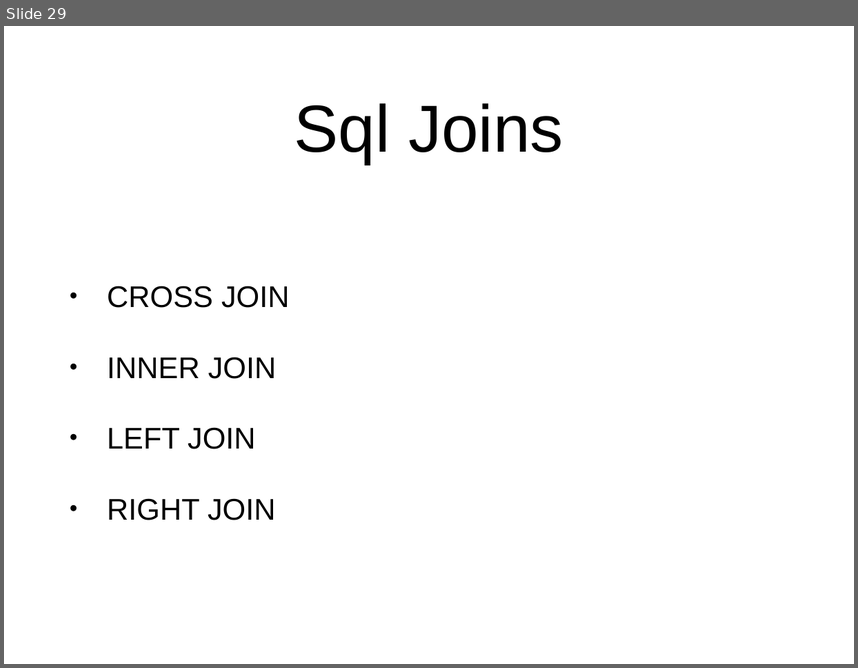
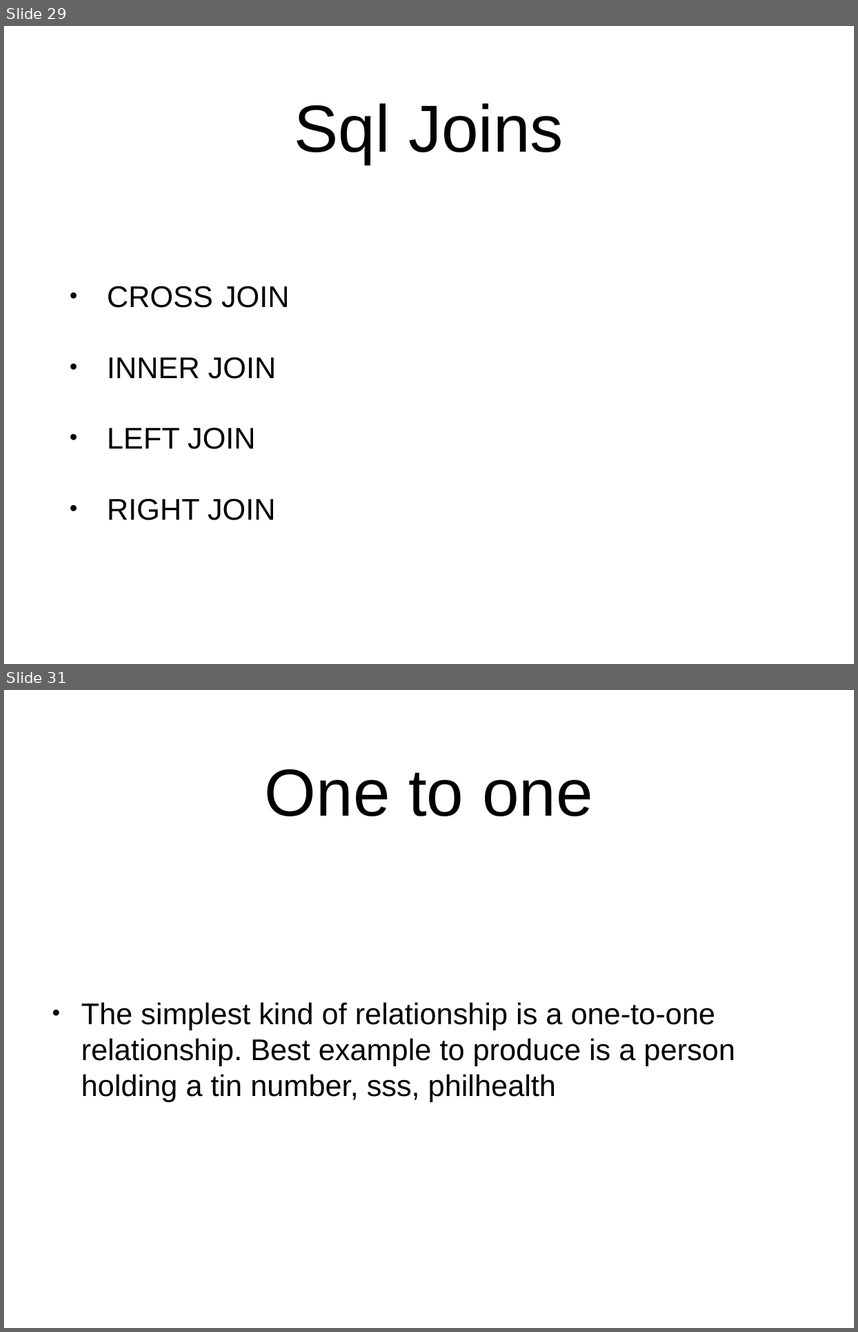
Before and after one commit to Roncy13/week-5, a slide deck: week-5.pptx. Shown one above the other, each under a label of ours: slide 29 before the commit, slides 29 and 31 after it; the slides between them are not shown. The pictures are 858x668 and 858x1332 pixels, drawn with LibreOffice and Linux fonts; fonts in the diff are those of the drawing. Boxes give left, top, right and bottom in pixels: in the first picture for what was removed or moved away, otherwise in the second. Text is boxed around its words. In the diff, an @@ line names an element or a change of style, - is before the commit and + after.

```diff
--- a/week-5.pptx
+++ b/week-5.pptx
@@ slide 31 added at [4, 690, 854, 1328], background #FFFFFF @@
@@ title added at [265, 769, 593, 816], 80 pt, text #000000 @@
+One to one
@@ text added at [81, 1002, 735, 1101], 36 pt, text #000000 @@
+• The simplest kind of relationship is a one-to-one relationship. Best example to produce is a person holding a tin number, sss, philhealth
```
Also in this commit, not shown: 8 other slides added.
